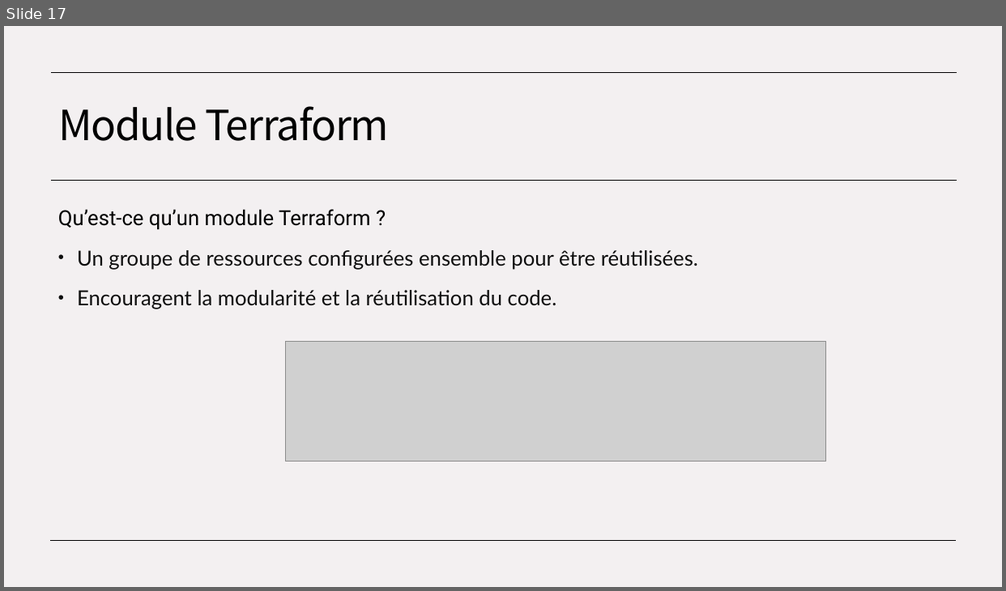
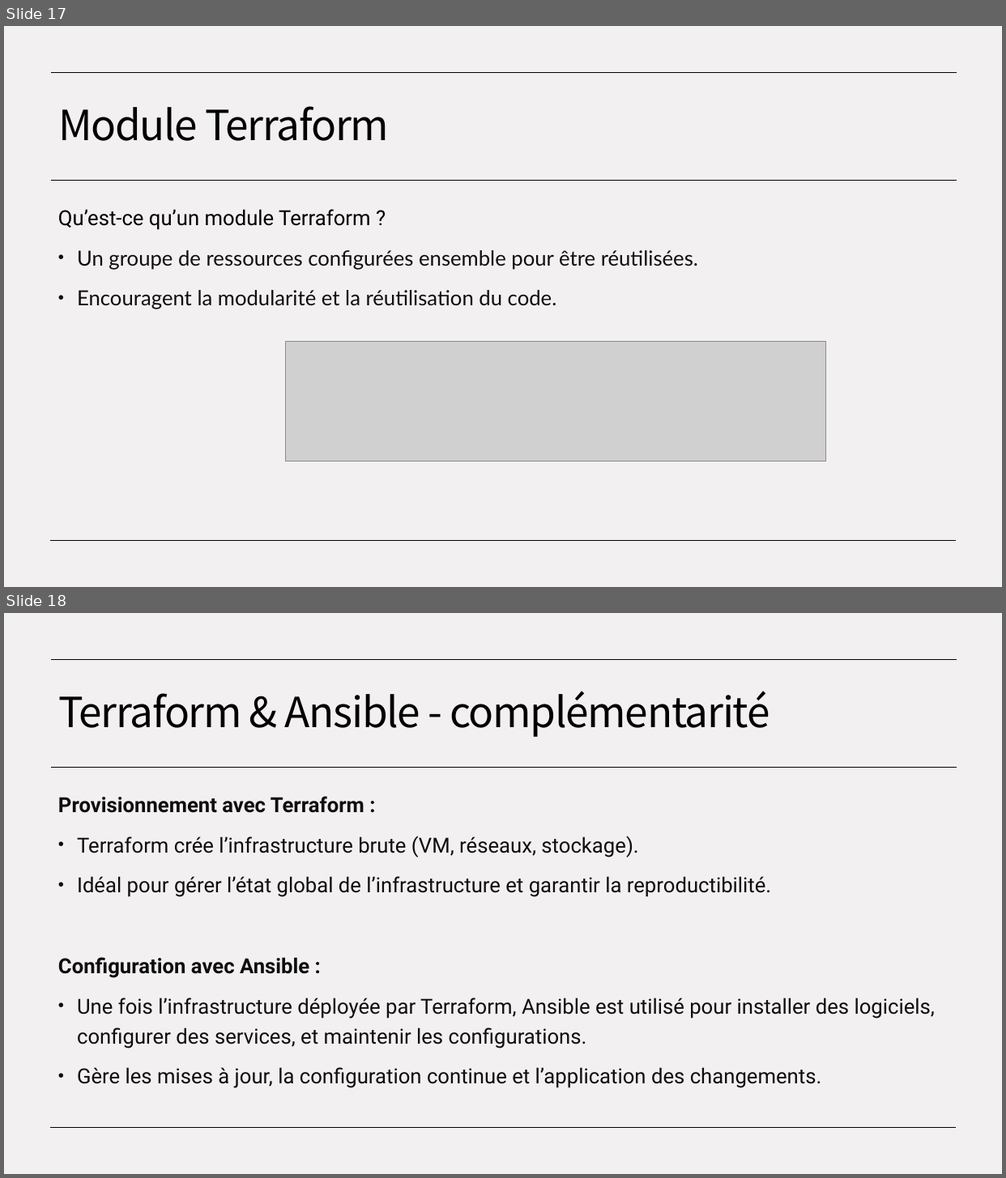
Before and after one commit to ConstevoTechnologies/EPSI---IaC, a slide deck: EPSI - Module IaC.pptx. Shown one above the other, each under a label of ours: slide 17 before the commit, slides 17 and 18 after it. The pictures are 1006x591 and 1006x1178 pixels, drawn with LibreOffice and Linux fonts; fonts in the diff are those of the drawing; grey boxes stand for pictures. Boxes give left, top, right and bottom in pixels: in the first picture for what was removed or moved away, otherwise in the second. Text is boxed around its words. In the diff, an @@ line names an element or a change of style, - is before the commit and + after.

```diff
--- a/EPSI - Module IaC.pptx
+++ b/EPSI - Module IaC.pptx
@@ slide 18 added at [4, 613, 1002, 1174], background #F3F0F1; not listed: 3 template elements that a slide beside it also shows @@
@@ title added at [58, 691, 770, 737], 40 pt, text #000000 @@
+Terraform & Ansible - complémentarité
@@ text added at [58, 796, 935, 1088], 20 pt, text #0E0E0E @@
+Provisionnement avec Terraform :
+• Terraform crée l’infrastructure brute (VM, réseaux, stockage).
+• Idéal pour gérer l’état global de l’infrastructure et garantir la reproductibilité.
+Configuration avec Ansible :
+• Une fois l’infrastructure déployée par Terraform, Ansible est utilisé pour installer des logiciels, configurer des services, et maintenir les configurations.
+• Gère les mises à jour, la configuration continue et l’application des changements.
```
